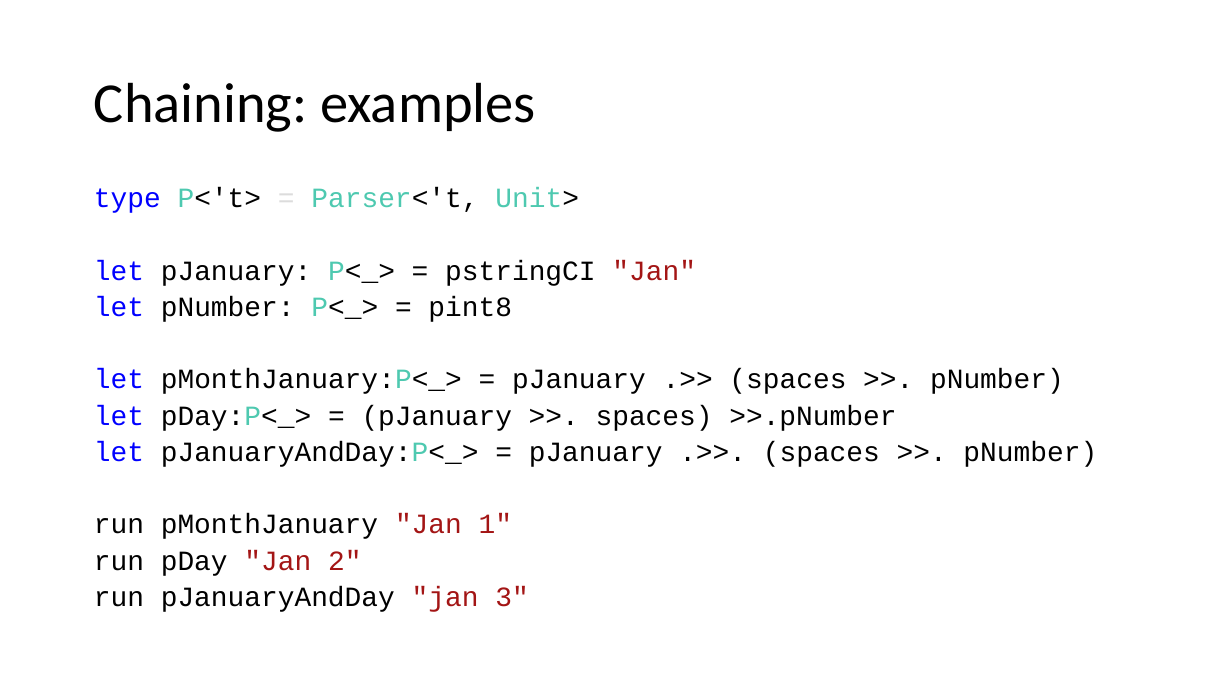
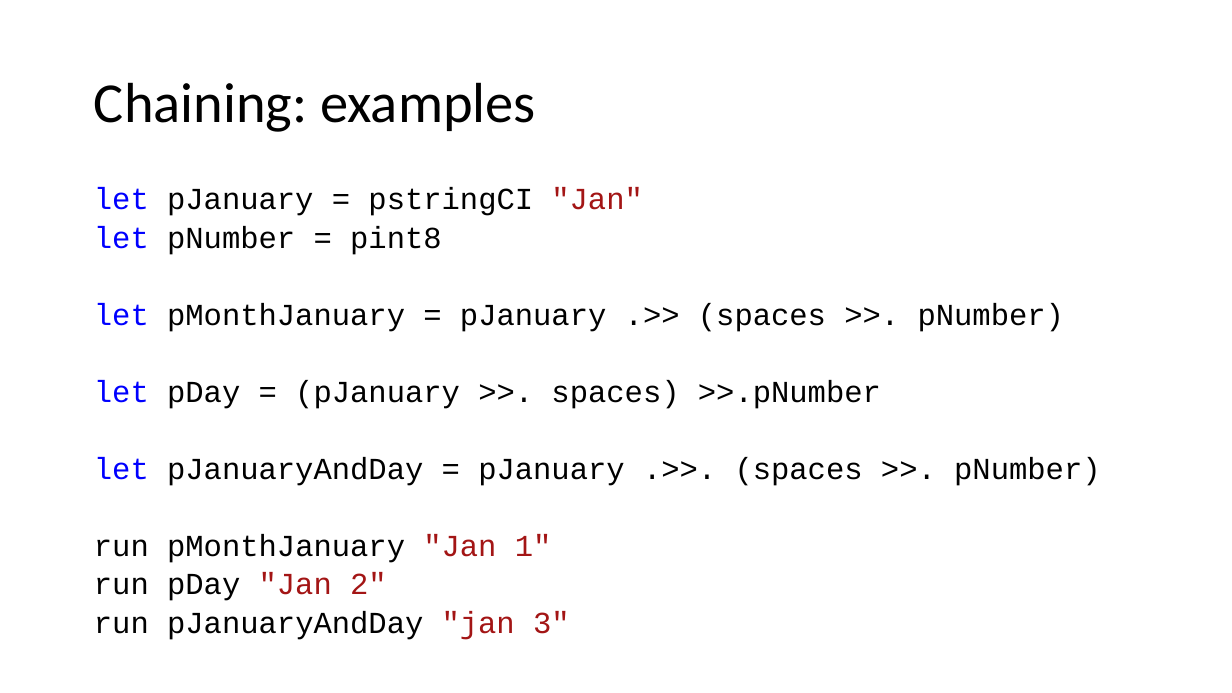
Before and after one commit to atiboros/PracticalFParsec, a slide deck: slide 10 of Slides/Practical FParsec V2.pptx. Drawn at 1232x693 pixels with LibreOffice and Linux fonts; fonts in the diff are those of the drawing. Boxes give left, top, right and bottom in pixels: in the first picture for what was removed or moved away, otherwise in the second. Text is boxed around its words. In the diff, an @@ line names an element or a change of style, - is before the commit and + after.

Commit message:
more progress

```diff
--- a/Slides/Practical FParsec V2.pptx
+++ b/Slides/Practical FParsec V2.pptx
@@ text at <box>94,187,1100,486</box>: text changed; size 21.7 to 23.8 pt @@
-type P<'t> = Parser<'t, Unit>
-let pJanuary: P<_> = pstringCI "Jan"
-let pNumber: P<_> = pint8
-let pMonthJanuary:P<_> = pJanuary .>> (spaces >>. pNumber)
-let pDay:P<_> = (pJanuary >>. spaces) >>.pNumber
-let pJanuaryAndDay:P<_> = pJanuary .>>. (spaces >>. pNumber)
+let pJanuary = pstringCI "Jan"
+let pNumber = pint8
+let pMonthJanuary = pJanuary .>> (spaces >>. pNumber)
+let pDay = (pJanuary >>. spaces) >>.pNumber
+let pJanuaryAndDay = pJanuary .>>. (spaces >>. pNumber)
@@ text at <box>94,534,570,640</box>: size 21.7 to 23.8 pt in "run pMonthJanuary "Jan 1"", "run pDay "Jan 2"", "run pJanuaryAndDay "jan 3"" @@
```
